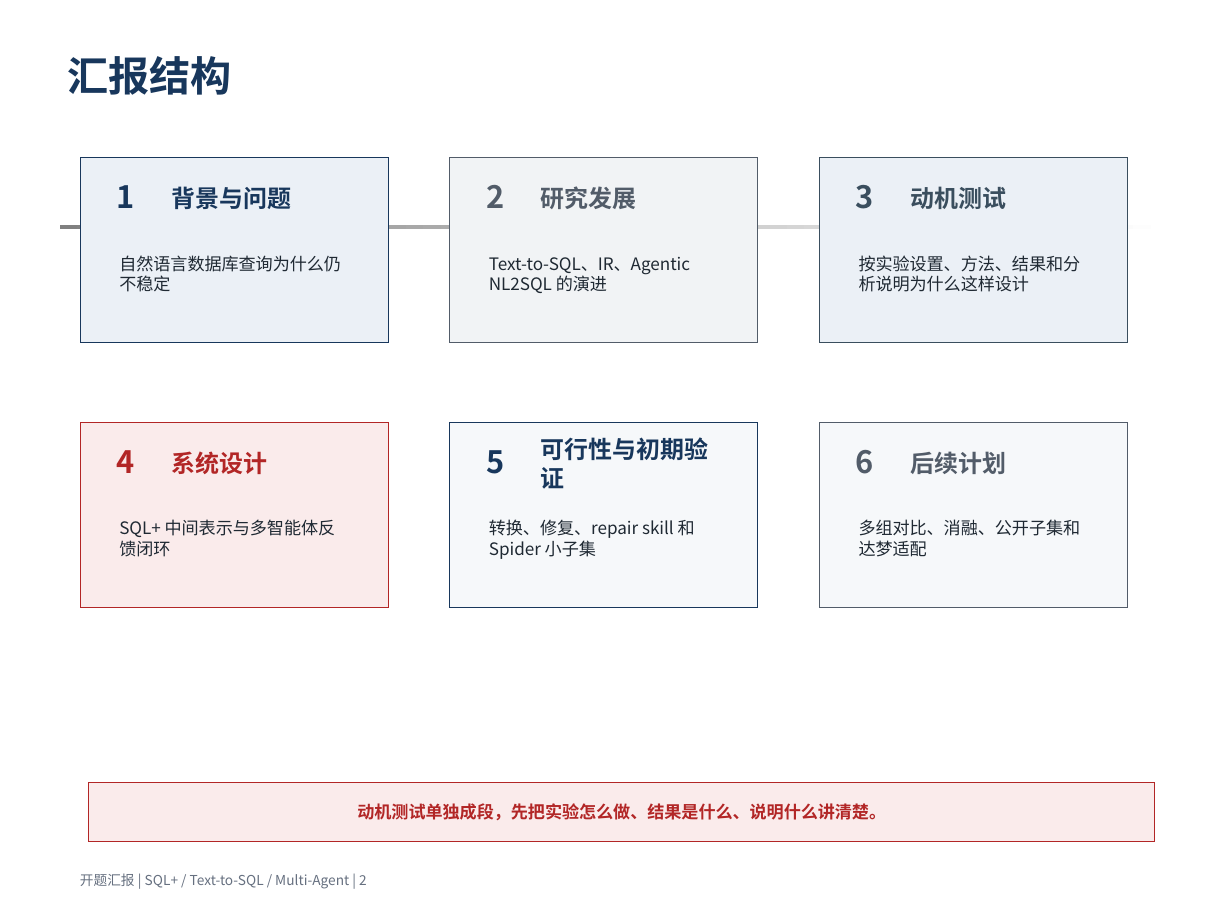
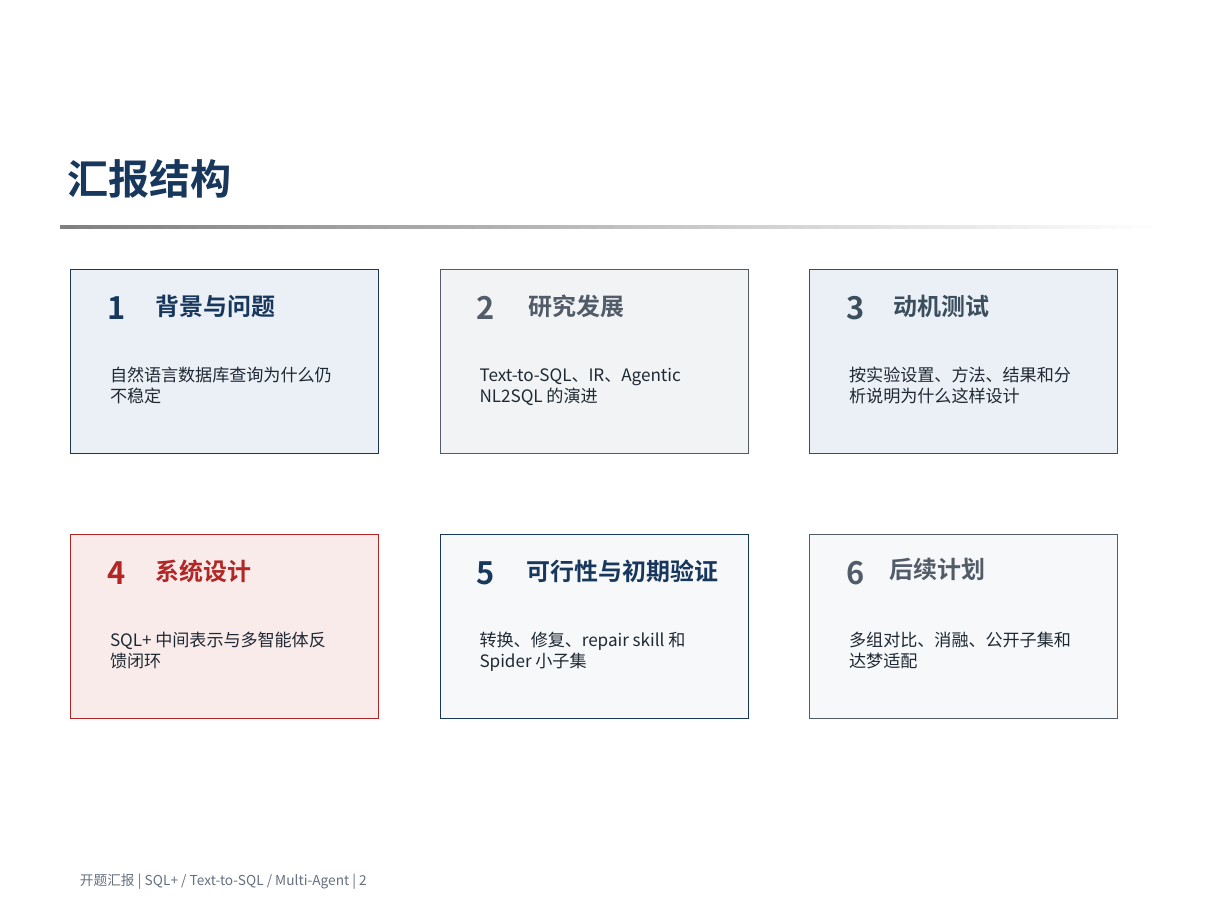
Before and after one commit to 3444374/nl2sql, a slide deck: slide 2 of docs/opening/opening_ppt_template_version_v4.pptx. Drawn at 1232x924 pixels with LibreOffice and Linux fonts; fonts in the diff are those of the drawing; background and template pictures are left out. Boxes give left, top, right and bottom in pixels: in the first picture for what was removed or moved away, otherwise in the second. Text is boxed around its words. In the diff, an @@ line names an element or a change of style, - is before the commit and + after.

```diff
--- a/docs/opening/opening_ppt_template_version_v4.pptx
+++ b/docs/opening/opening_ppt_template_version_v4.pptx
@@ text "汇报结构": place and size @@
-text "汇报结构" at [68,56,232,95]
+text "汇报结构" at [68,159,232,198]
@@ 3 texts: place and size @@
-3 texts at [171,186,1006,209]
+3 texts at [156,294,989,317]
@@ 12 texts, 6 rectangles: place and size @@
-12 texts, 6 rectangles at [80,158,1127,607]
+12 texts, 6 rectangles at [70,269,1117,718]
@@ text "系统设计": place and size @@
-text "系统设计" at [171,451,267,474]
+text "系统设计" at [156,559,252,582]
@@ text "可行性与初期验证" rewrapped from [541,437,709,489] to [526,559,718,583] @@
@@ text "后续计划": place and size @@
-text "后续计划" at [910,451,1006,474]
+text "后续计划" at [890,557,986,580]
@@ rectangle removed at [89,782,1154,841] @@
-动机测试单独成段，先把实验怎么做、结果是什么、说明什么讲清楚。
```
Also in this commit, not shown: 20 other slides changed, 4 slides added, 4 slides removed, 36 other files.
